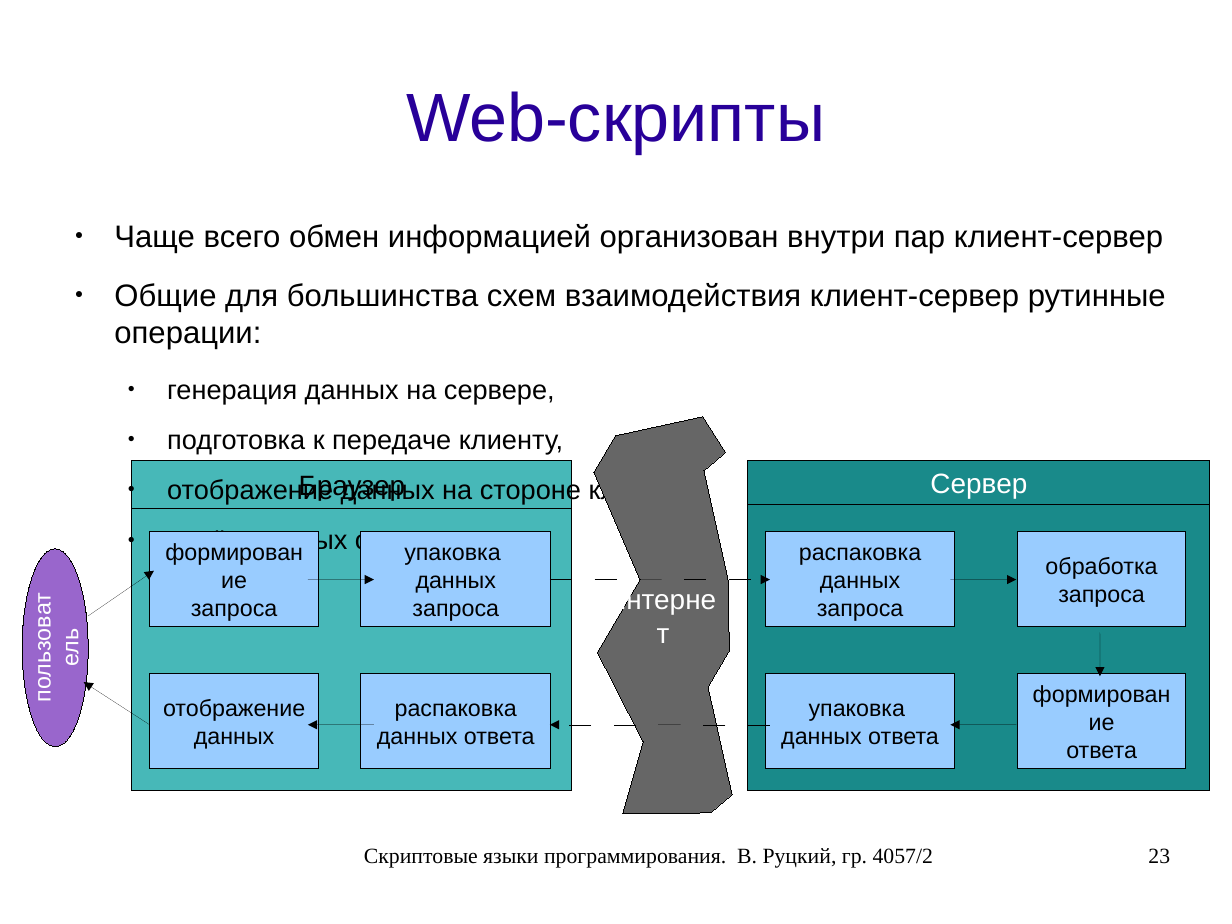
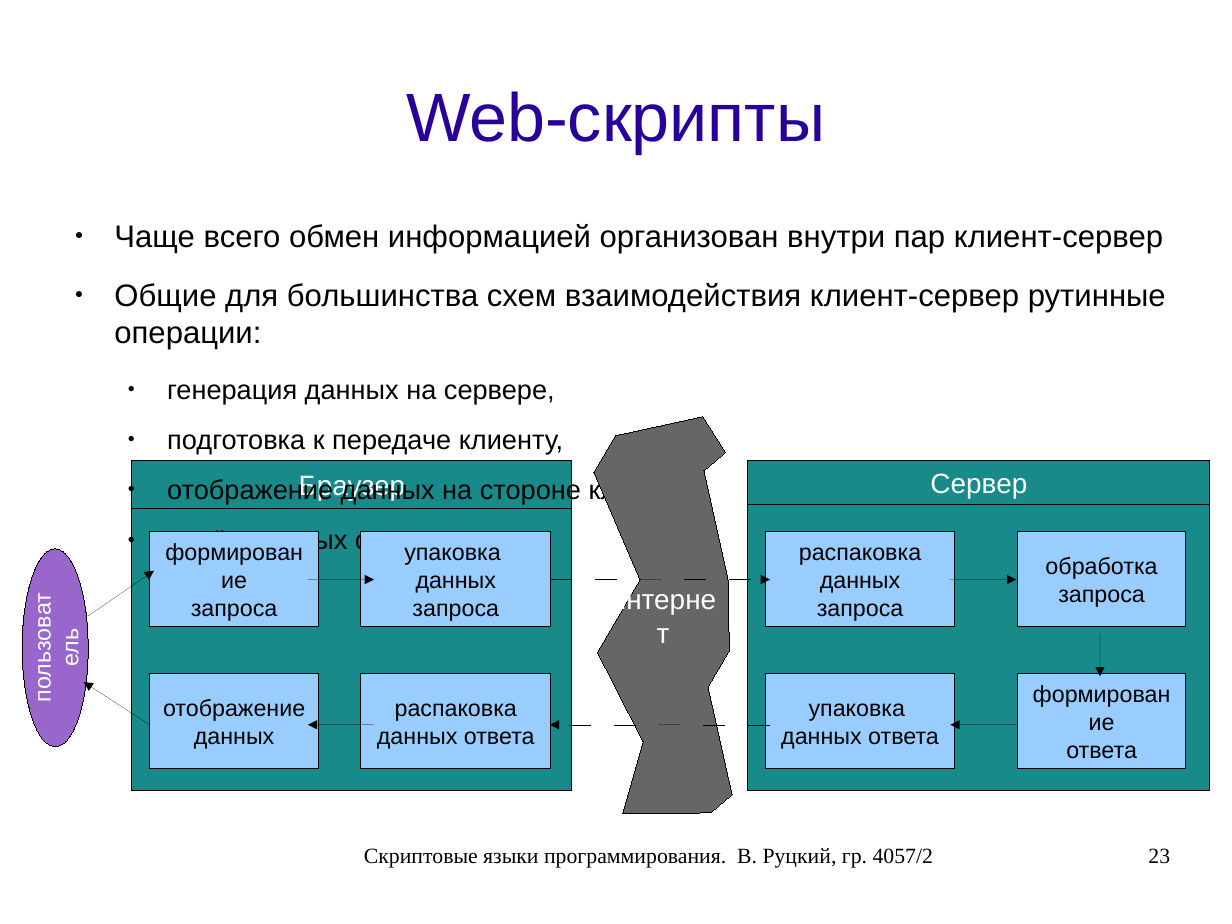
Before and after one commit to rutsky/semester07, a slide deck: slide 23 of Operation_systems/scripting_languages/40572_Rutsky_Scripting_languages.odp. Drawn at 1232x924 pixels with LibreOffice and Linux fonts; fonts in the diff are those of the drawing. Boxes give left, top, right and bottom in pixels: in the first picture for what was removed or moved away, otherwise in the second. Text is boxed around its words. In the diff, an @@ line names an element or a change of style, - is before the commit and + after.

```diff
--- a/Operation_systems/scripting_languages/40572_Rutsky_Scripting_languages.odp
+++ b/Operation_systems/scripting_languages/40572_Rutsky_Scripting_languages.odp
@@ rectangle "Браузер" at (132,461,572,508): text colour #000000 to #FFFFFF; fill #47B8B8 to #198A8A @@
@@ rectangle at (132,505,572,792): fill #47B8B8 to #198A8A @@
```
Also in this commit, not shown: 8 other slides changed, 1 slide added.
